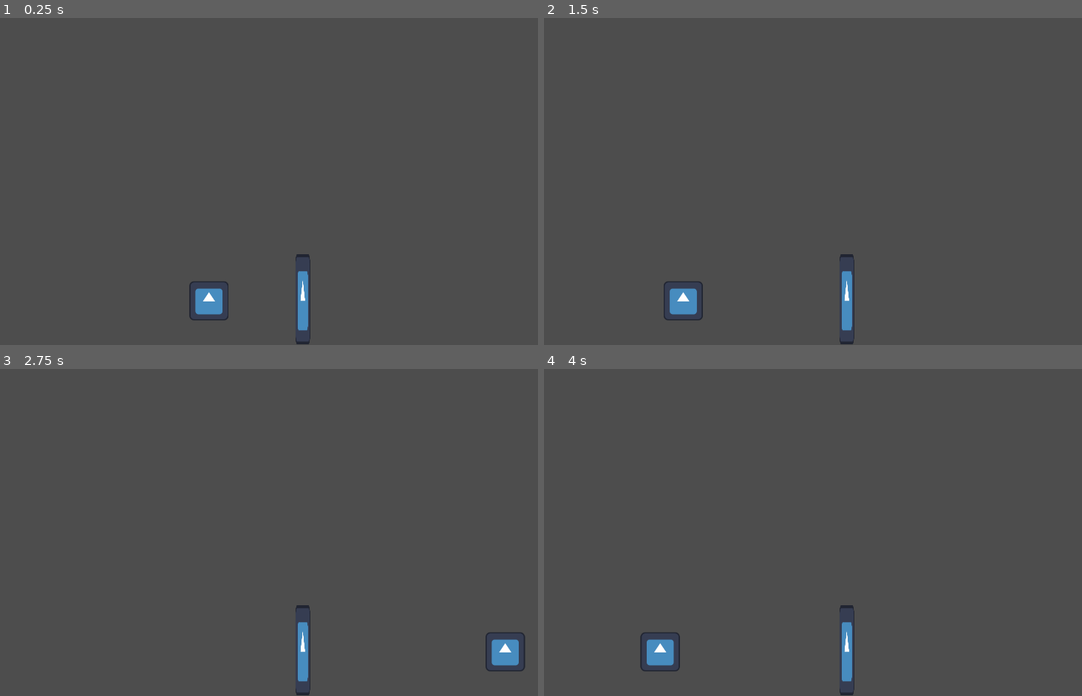
Above: before the commit, frames 1-4 (two rows, left to right).
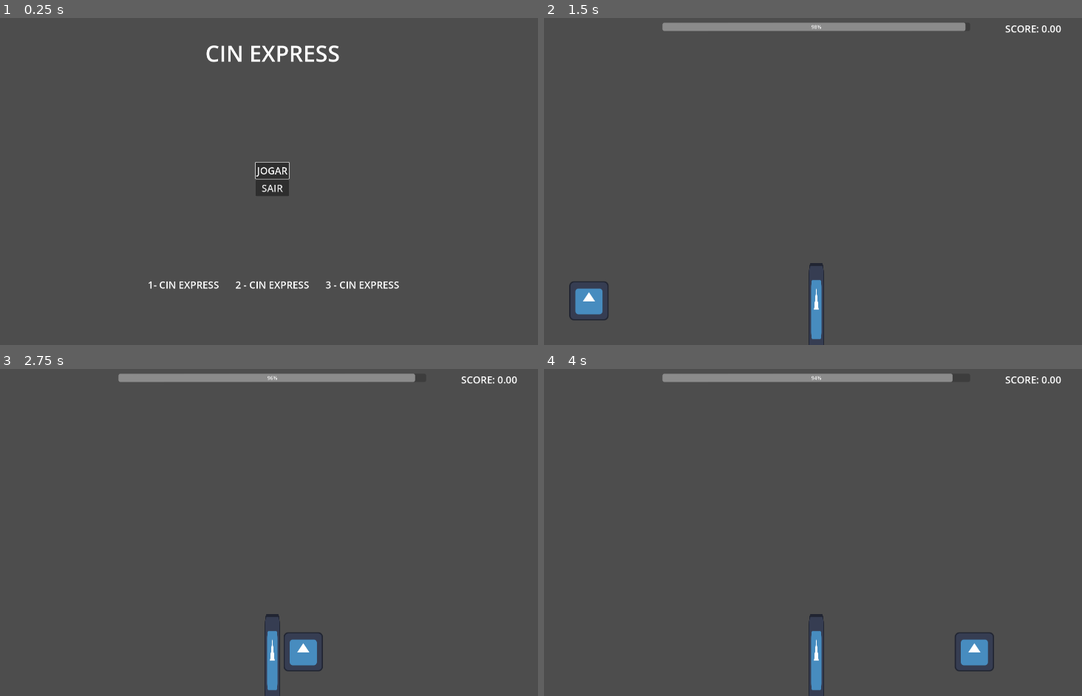
Above: after the commit, the same moments.

Repository: bianca-bezerra/CINExpress
Game: Godot game, scene res://scenes/levels/title_scene.tscn
The game is run twice, just before and just after one commit, with the same random seed, the same clock (stepped at 60 frames per second) and the same inputs. Before the commit the project starts from res://levels/finger_scene.tscn. The engine's default icon, where the game draws it, is replaced by a stand-in: a white triangle on a blue panel in a dark square.
Inputs (mouse positions are in pixels of both pictures, inside the frame that each line leads up to):
- Up to frame 1 (0.25 s): no input
- Up to frame 2 (1.5 s): click (818, 171) at 0.5 s, where only the run after the commit has a clickable "JOGAR"; tap Space (space) at 1.35 s
- Up to frame 3 (2.75 s): tap Space (space) at 2.1 s
- Up to frame 4 (4 s): tap Space (space) at 2.85, 3.6 s

The runs differ from the first frame. In frame 1, 2.5% of the frame differs, in the area x 27-75%, y 8-100%; in frame 2, 3.6%, in the area x 4-97%, y 1-100%; in frame 3, 3.3%; in frame 4, 3.5%.

Commit message:
feat: Adiciona fluxo de jogo completo com tela de título, níveis e gerenciador de estado

Diff:
--- a/project.godot
+++ b/project.godot
@@ -10,14 +10,14 @@
 
 [application]
 
-config/name="Reaction Time Game"
-run/main_scene="res://levels/finger_scene.tscn"
+config/name="CIN-Express"
+run/main_scene="uid://il0r1gff85a6"
 config/features=PackedStringArray("4.5", "GL Compatibility")
 config/icon="res://icon.svg"
 
 [autoload]
 
-Game="*res://scripts/game.gd"
+GameManager="*res://scenes/game_manager.tscn"
 
 [display]
 
--- /dev/null
+++ b/scenes/add_score_label.tscn
@@ -0,0 +1,7 @@
+[gd_scene load_steps=2 format=3 uid="uid://qs0r364dg7b0"]
+
+[ext_resource type="Script" uid="uid://cm24fa4tfnstg" path="res://scripts/add_score_label.gd" id="1_ri8fp"]
+
+[node name="AddScoreLabel" type="Label"]
+text = "ROBERTO CARLOS"
+script = ExtResource("1_ri8fp")
--- /dev/null
+++ b/scenes/game_manager.tscn
@@ -0,0 +1,14 @@
+[gd_scene load_steps=3 format=3 uid="uid://bcyjddp51fs2j"]
+
+[ext_resource type="Script" uid="uid://1alnokbcjm6p" path="res://scripts/singletons/game_manager.gd" id="1_hwd4i"]
+[ext_resource type="PackedScene" uid="uid://bdp5hy2owkfhu" path="res://scenes/game_ui.tscn" id="2_glms7"]
+
+[node name="GameManager" type="Node"]
+script = ExtResource("1_hwd4i")
+total_game_duration = 60
+
+[node name="GameTimer" type="Timer" parent="."]
+
+[node name="GameUI" parent="." instance=ExtResource("2_glms7")]
+
+[connection signal="timeout" from="GameTimer" to="." method="_on_game_timer_timeout"]
--- /dev/null
+++ b/scenes/game_ui.tscn
@@ -0,0 +1,24 @@
+[gd_scene load_steps=2 format=3 uid="uid://bdp5hy2owkfhu"]
+
+[ext_resource type="Script" uid="uid://crfcpslsb0bo8" path="res://scripts/game_ui.gd" id="1_jn2l2"]
+
+[node name="ScoreScene" type="Node2D"]
+rotation = -0.000232998
+script = ExtResource("1_jn2l2")
+
+[node name="TimerProgress" type="ProgressBar" parent="."]
+offset_left = 460.00003
+offset_top = 30.000002
+offset_right = 1460.0
+offset_bottom = 57.0
+
+[node name="ScoreLabel" type="Label" parent="."]
+offset_left = 1574.0
+offset_top = 27.0
+offset_right = 1692.0
+offset_bottom = 72.0
+theme_override_font_sizes/font_size = 32
+text = "SCORE: "
+
+[node name="Marker2D" type="Marker2D" parent="."]
+position = Vector2(1726, 78)
--- a/levels/finger_scene.tscn
+++ b/scenes/levels/finger_scene.tscn
@@ -1,7 +1,8 @@
-[gd_scene load_steps=5 format=3 uid="uid://cuyp6bxmyijvn"]
+[gd_scene load_steps=6 format=3 uid="uid://cuyp6bxmyijvn"]
 
-[ext_resource type="Texture2D" uid="uid://bl2wvqfmsfv80" path="res://icon.svg" id="1_auwtq"]
-[ext_resource type="Script" uid="uid://dlledv2s8nm1x" path="res://scripts/finger.gd" id="2_oquuh"]
+[ext_resource type="Script" uid="uid://bth8stp3ey7b" path="res://scripts/finger_level.gd" id="1_5skfb"]
+[ext_resource type="Texture2D" uid="uid://bl2wvqfmsfv80" path="res://icon.svg" id="2_kaagg"]
+[ext_resource type="Script" uid="uid://dlledv2s8nm1x" path="res://scripts/finger.gd" id="3_eni27"]
 
 [sub_resource type="RectangleShape2D" id="RectangleShape2D_21gu7"]
 size = Vector2(42, 296)
@@ -9,27 +10,26 @@
 [sub_resource type="RectangleShape2D" id="RectangleShape2D_p1sdx"]
 size = Vector2(122, 123)
 
-[node name="World" type="Node2D"]
+[node name="FingerLevel" type="Node2D"]
+script = ExtResource("1_5skfb")
 
 [node name="digital_reader" type="Area2D" parent="."]
-position = Vector2(1060, 952)
+position = Vector2(960, 960)
 collision_layer = 4
 
 [node name="Sprite2D" type="Sprite2D" parent="digital_reader"]
-position = Vector2(-1, -20.624996)
 scale = Vector2(0.38281256, 2.2910142)
-texture = ExtResource("1_auwtq")
+texture = ExtResource("2_kaagg")
 
 [node name="CollisionShape2D" type="CollisionShape2D" parent="digital_reader"]
-position = Vector2(-3, -19)
 shape = SubResource("RectangleShape2D_21gu7")
 
 [node name="Finger" type="CharacterBody2D" parent="."]
-script = ExtResource("2_oquuh")
+script = ExtResource("3_eni27")
 
 [node name="Sprite2D" type="Sprite2D" parent="Finger"]
 position = Vector2(954, 936)
-texture = ExtResource("1_auwtq")
+texture = ExtResource("2_kaagg")
 
 [node name="CollisionShape2D" type="CollisionShape2D" parent="Finger"]
 position = Vector2(955, 935.5)
--- /dev/null
+++ b/scenes/levels/game_level.tscn
@@ -0,0 +1,8 @@
+[gd_scene load_steps=2 format=3 uid="uid://goa6kliyqk64"]
+
+[ext_resource type="Script" uid="uid://ddhd14mp8cqaf" path="res://scripts/game_level.gd" id="1_cymlp"]
+
+[node name="GameLevel" type="Node2D"]
+script = ExtResource("1_cymlp")
+
+[connection signal="level_completed" from="." to="." method="_on_level_completed"]
--- /dev/null
+++ b/scenes/levels/title_scene.tscn
@@ -0,0 +1,92 @@
+[gd_scene load_steps=2 format=3 uid="uid://il0r1gff85a6"]
+
+[ext_resource type="Script" uid="uid://dliyiku3wym45" path="res://scripts/title_scene.gd" id="1_vqa17"]
+
+[node name="TitleScene" type="Node2D"]
+script = ExtResource("1_vqa17")
+
+[node name="GUI" type="Control" parent="."]
+layout_mode = 3
+anchors_preset = 15
+anchor_right = 1.0
+anchor_bottom = 1.0
+offset_right = 1920.0
+offset_bottom = 1080.0
+grow_horizontal = 2
+grow_vertical = 2
+
+[node name="Title" type="Label" parent="GUI"]
+layout_mode = 1
+anchors_preset = -1
+anchor_left = 0.5
+anchor_top = 0.074
+anchor_right = 0.5
+anchor_bottom = 0.074
+offset_left = -218.5
+offset_top = 0.08000183
+offset_right = 218.5
+offset_bottom = 99.08
+grow_horizontal = 2
+size_flags_horizontal = 4
+theme_override_font_sizes/font_size = 72
+text = "CIN EXPRESS"
+
+[node name="Dashboard" type="HBoxContainer" parent="GUI"]
+layout_mode = 1
+anchors_preset = 12
+anchor_top = 1.0
+anchor_right = 1.0
+anchor_bottom = 1.0
+offset_left = 436.0
+offset_top = -324.0
+offset_right = -436.0
+offset_bottom = -68.0
+grow_horizontal = 2
+grow_vertical = 0
+theme_override_constants/separation = 54
+alignment = 1
+
+[node name="p1" type="Label" parent="GUI/Dashboard"]
+layout_mode = 2
+size_flags_horizontal = 4
+theme_override_font_sizes/font_size = 32
+text = " 1- CIN EXPRESS"
+
+[node name="p2" type="Label" parent="GUI/Dashboard"]
+layout_mode = 2
+size_flags_horizontal = 4
+theme_override_font_sizes/font_size = 32
+text = "2 - CIN EXPRESS"
+
+[node name="p3" type="Label" parent="GUI/Dashboard"]
+layout_mode = 2
+size_flags_horizontal = 4
+theme_override_font_sizes/font_size = 32
+text = "3 - CIN EXPRESS"
+
+[node name="ButtonGroup" type="VBoxContainer" parent="GUI"]
+layout_mode = 1
+anchors_preset = 8
+anchor_left = 0.5
+anchor_top = 0.5
+anchor_right = 0.5
+anchor_bottom = 0.5
+offset_left = -54.0
+offset_top = -26.5
+offset_right = 54.0
+offset_bottom = 26.5
+grow_horizontal = 2
+grow_vertical = 2
+
+[node name="StartButton" type="Button" parent="GUI/ButtonGroup"]
+layout_mode = 2
+theme_override_font_sizes/font_size = 32
+text = "JOGAR"
+
+[node name="ExitButton" type="Button" parent="GUI/ButtonGroup"]
+layout_mode = 2
+theme_override_font_sizes/font_size = 32
+text = "SAIR"
+
+[connection signal="pressed" from="GUI/ButtonGroup/StartButton" to="." method="_on_start_button_pressed"]
+[connection signal="pressed" from="GUI/ButtonGroup/ExitButton" to="." method="_on_exit_button_pressed"]
--- a/levels/type_quickly.tscn
+++ b/scenes/levels/type_quickly.tscn
@@ -2,13 +2,10 @@
 
 [ext_resource type="Script" uid="uid://cavxmkxm3gft0" path="res://scripts/control.gd" id="1_jac8s"]
 
-[node name="Control" type="Control"]
-layout_mode = 3
-anchors_preset = 0
+[node name="QuicklyTypeLevel" type="Node2D"]
 script = ExtResource("1_jac8s")
 
 [node name="VBoxContainer" type="VBoxContainer" parent="."]
-layout_mode = 0
 offset_left = 449.0
 offset_top = 190.0
 offset_right = 783.0
--- /dev/null
+++ b/scripts/add_score_label.gd
@@ -0,0 +1,13 @@
+extends Label
+
+@export var added_score: float = 0.0
+
+func _ready() -> void:
+	text = "+ %.2f " % added_score
+
+
+func _process(delta: float) -> void:
+	modulate.a -= delta
+	global_position.y -= delta * 2
+	if modulate.a < 0:
+		queue_free()
--- a/scripts/control.gd
+++ b/scripts/control.gd
@@ -1,5 +1,7 @@
-extends Control
+extends GameLevel
+class_name TypeQuickly
 
+var win_count: int = 0
 
 var nomes: Array[String] = [
 	"Ana Carolina de Souza", "Bruno dos Santos Oliveira", "Carlos Eduardo Pereira",
@@ -21,6 +23,7 @@
 func _ready() -> void:
 	input_line_edit.text_submitted.connect(_on_input_submitted)
 	input_line_edit.editable = false
+	input_line_edit.grab_click_focus()
 	start_game()
 
 
@@ -28,15 +31,14 @@
 	pontuacao = 0
 	nome_atual = ""
 	input_line_edit.editable = true
-
-
 	print("Pontuação: 0")
 	feedback_label.text = ""
-
 	proxima_rodada()
 
 
+
 func proxima_rodada() -> void:
+	win_count += 1
 	if nomes.is_empty():
 		# Se a lista de nomes acabar
 		feedback_label.text = "Parabéns! Você completou todos os nomes!"
@@ -50,26 +52,26 @@
 	prompt_label.text = nome_atual
 
 	input_line_edit.text = ""
-	input_line_edit.grab_focus()
+	input_line_edit.grab_click_focus.call_deferred()
 
 	tempo_inicio_rodada = Time.get_ticks_msec()
 
-
+func _process(_delta: float) -> void:
+	if win_count >= 3:
+		get_tree().change_scene_to_file("res://scenes/levels/finger_scene.tscn")
 
 func _on_input_submitted(texto_digitado: String) -> void:
+	input_line_edit.grab_click_focus.call_deferred()
 	if texto_digitado.strip_edges() == nome_atual:
 		var tempo_gasto_ms = Time.get_ticks_msec() - tempo_inicio_rodada
 		var tempo_gasto_seg = tempo_gasto_ms / 1000.0
-
 		var pontos_ganhos = int((len(nome_atual) * FATOR_PONTUACAO) / tempo_gasto_seg)
-
 		pontuacao += pontos_ganhos
-
 		print("Pontuação: %d" % pontuacao)
 		feedback_label.text = "Correto! +%d pontos (%.2f seg)" % [pontos_ganhos, tempo_gasto_seg]
+		proxima_rodada()
 
-		proxima_rodada()
 	else:
 		feedback_label.text = "Incorreto! Tente novamente."
 		input_line_edit.text = ""
-		input_line_edit.grab_focus()
+		input_line_edit.grab_click_focus.call_deferred()
--- a/scripts/finger.gd
+++ b/scripts/finger.gd
@@ -2,6 +2,7 @@
 
 @export var speed = 800.0
 @onready var scoring_zone: Area2D = $"../digital_reader"
+@onready var level = $".."
 
 var direction = -1
 const LIMIT_LEFT = -800.0
@@ -10,7 +11,6 @@
 const MAX_SCORE_PER_HIT = 100
 
 var is_in_scoring_zone = false
-var score = 0
 var half_zone_width = 0.0
 
 func _ready():
@@ -25,17 +25,18 @@
 		if is_in_scoring_zone:
 			var distance_from_center = abs(self.global_position.x - scoring_zone.global_position.x)
 
-			var score_percentage = 1.0 - (distance_from_center / half_zone_width)
+			var score_percentage = (distance_from_center / half_zone_width)
 			var points_added = int(MAX_SCORE_PER_HIT * score_percentage)
 
-			score += points_added
+			GameManager.update_score(points_added)
 
 			if speed >= 0:
 				speed += SPEED_INCREASE
 			else:
 				speed -= SPEED_INCREASE
 
-			print("PONTOU! +", points_added, " | Pontuação Total: ", score, " | Nova Velocidade: ", speed)
+			level.win_count += 1
+			print("PONTOU! +", points_added, " | Pontuação Total: ", GameManager.get_score(), " | Nova Velocidade: ", speed)
 
 	self.velocity.x = direction * speed
 	self.move_and_slide()
--- /dev/null
+++ b/scripts/finger_level.gd
@@ -0,0 +1,8 @@
+extends GameLevel
+class_name FingerLevel
+
+var win_count = 0
+
+func _process(_delta: float) -> void:
+	if win_count >= 3:
+		get_tree().change_scene_to_file("res://scenes/levels/type_quickly.tscn")
--- a/scripts/game.gd
+++ /dev/null
@@ -1 +0,0 @@
-extends Node
--- /dev/null
+++ b/scripts/game_level.gd
@@ -0,0 +1,2 @@
+extends Node2D
+class_name GameLevel
--- /dev/null
+++ b/scripts/game_ui.gd
@@ -0,0 +1,31 @@
+extends Node2D
+
+@onready var added_score_mark: Marker2D = $Marker2D
+@onready var timer_progress: ProgressBar = $TimerProgress
+
+var added_score_scene: PackedScene = preload("res://scenes/add_score_label.tscn")
+
+func update_score_text():
+	$ScoreLabel.text = "SCORE: %.2f" % GameManager.get_score()
+
+
+func _ready() -> void:
+	timer_progress.max_value = GameManager.total_game_duration
+	timer_progress.value = GameManager.total_game_duration
+	update_score_text()
+	GameManager.score_chaged.connect(_on_player_score_changed)
+
+func _process(_delta: float) -> void:
+	var timer: Timer = GameManager.game_timer
+	timer_progress.value = timer.time_left
+
+
+func spawn_added_score(added_score: float):
+	var added_score_obj: Label = added_score_scene.instantiate()
+	added_score_obj.added_score = added_score
+	added_score_obj.global_position = added_score_mark.global_position
+	add_child(added_score_obj)
+
+func _on_player_score_changed(new_score: float):
+	update_score_text()
+	spawn_added_score(new_score)
--- /dev/null
+++ b/scripts/singletons/game_manager.gd
@@ -0,0 +1,37 @@
+extends Node
+
+signal score_chaged(new_score: float)
+
+var _player_score: float = 0
+var player_name: String = ""
+
+var current_level := 0
+
+## O total que o ciclo de jogo TOTAL vai durar
+@export var total_game_duration := 15
+
+## Timer do ciclo total de jogo
+@onready var game_timer = $GameTimer
+
+var _can_show_game_ui = false
+
+func _process(_delta: float) -> void:
+	$GameUI.visible = _can_show_game_ui
+
+func update_score(add_score: float):
+	_player_score += add_score
+	score_chaged.emit(add_score)
+
+func start_game():
+	_can_show_game_ui = true
+	game_timer.start(total_game_duration)
+
+func end_game():
+	pass
+
+func get_score():
+	return _player_score
+
+func _on_game_timer_timeout() -> void:
+	_can_show_game_ui = false
+	get_tree().change_scene_to_file("res://scenes/levels/title_scene.tscn")
--- /dev/null
+++ b/scripts/title_scene.gd
@@ -0,0 +1,18 @@
+extends Node2D
+
+@onready var start_button = $GUI/ButtonGroup/StartButton
+@onready var exit_button = $GUI/ButtonGroup/ExitButton
+
+
+func _ready() -> void:
+	start_button.grab_focus.call_deferred()
+
+func _process(_delta: float) -> void:
+	pass
+
+func _on_exit_button_pressed() -> void:
+	get_tree().quit()
+
+func _on_start_button_pressed() -> void:
+	GameManager.start_game()
+	get_tree().change_scene_to_file("res://scenes/levels/finger_scene.tscn")
Not shown, added: diff.txt
Not shown, added: scripts/add_score_label.gd.uid
Not shown, added: scripts/finger_level.gd.uid
Not shown, removed: scripts/game.gd.uid
Not shown, added: scripts/game_level.gd.uid
Not shown, added: scripts/game_ui.gd.uid
Not shown, added: scripts/singletons/game_manager.gd.uid
Not shown, added: scripts/title_scene.gd.uid
